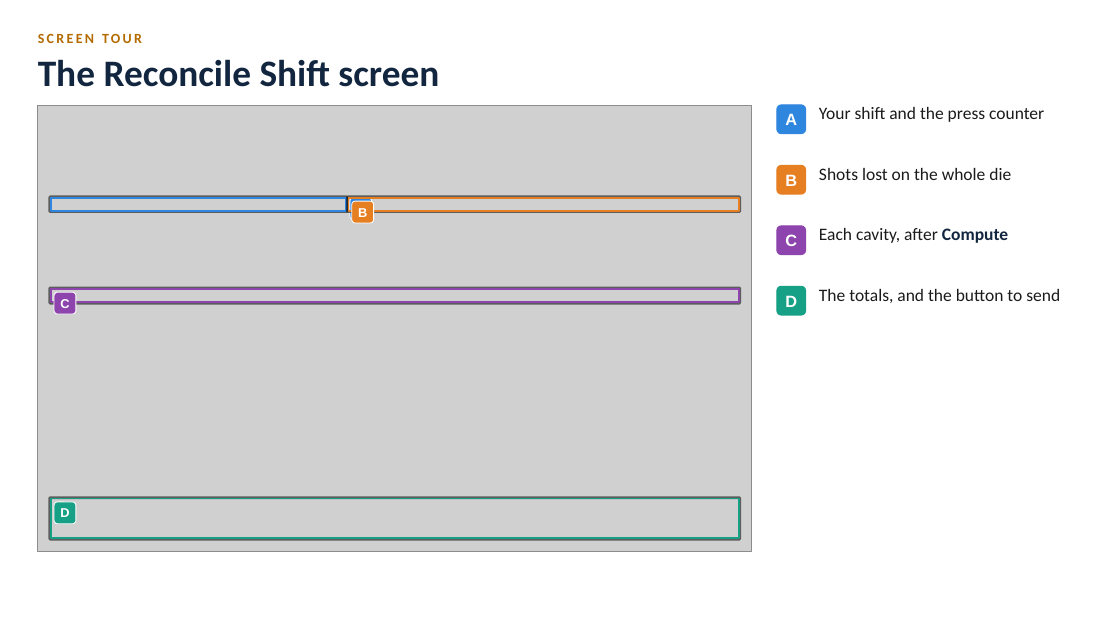
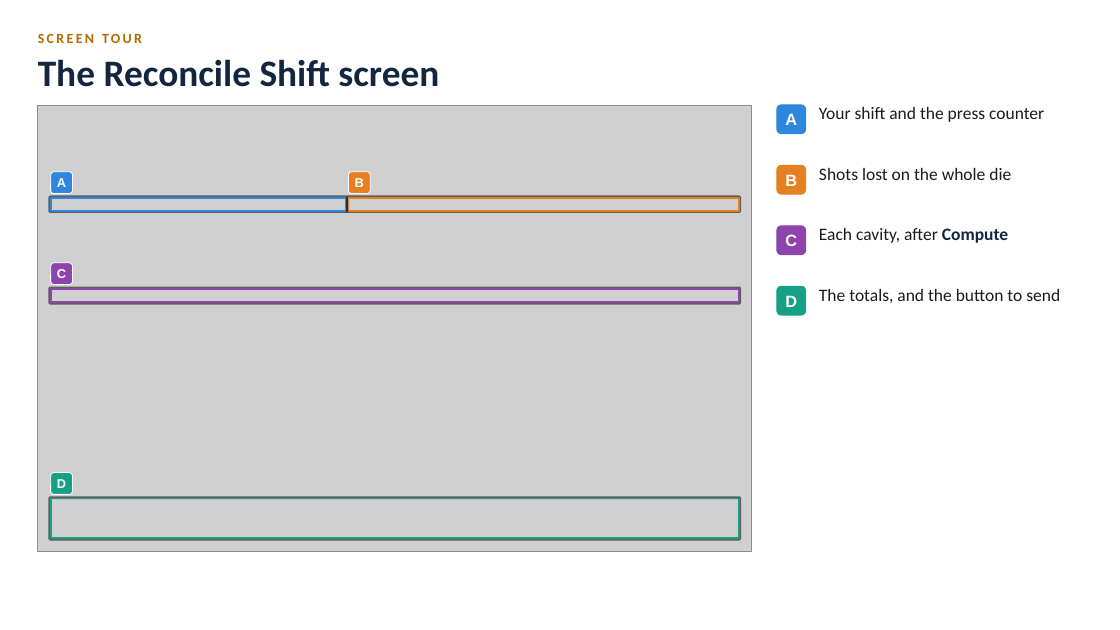
Before and after one commit to BR-Customers/MPP, a slide deck: slide 13 of docs/training/diecast/MPP_DieCast_Training.pptx. Drawn at 1120x630 pixels with LibreOffice and Linux fonts; fonts in the diff are those of the drawing; grey boxes stand for pictures. Boxes give left, top, right and bottom in pixels: in the first picture for what was removed or moved away, otherwise in the second. Text is boxed around its words. In the diff, an @@ line names an element or a change of style, - is before the commit and + after.

```diff
--- a/docs/training/diecast/MPP_DieCast_Training.pptx
+++ b/docs/training/diecast/MPP_DieCast_Training.pptx
@@ text "A": place and size @@
-text "A" at [356, 208, 365, 216]
+text "A" at [57, 178, 66, 187]
@@ rounded rectangle: place and size @@
-rounded rectangle at [350, 197, 372, 219]
+rounded rectangle at [50, 171, 72, 193]
@@ 3 texts, 3 rounded rectangles: place and size @@
-3 texts, 3 rounded rectangles at [54, 202, 374, 524]
+3 texts, 3 rounded rectangles at [50, 171, 371, 495]
```
Also in this commit, not shown: 6 other slides changed, 7 other files.
